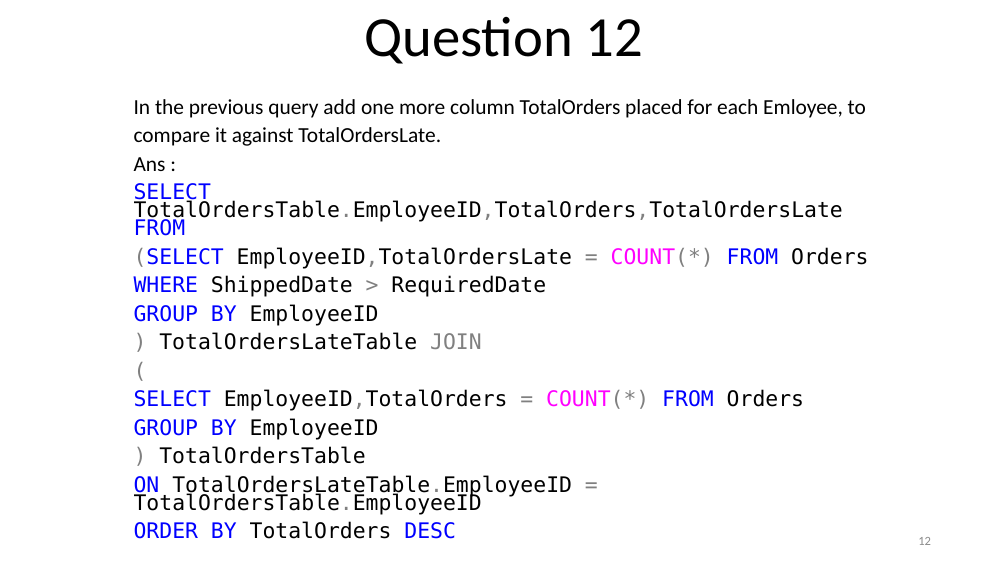
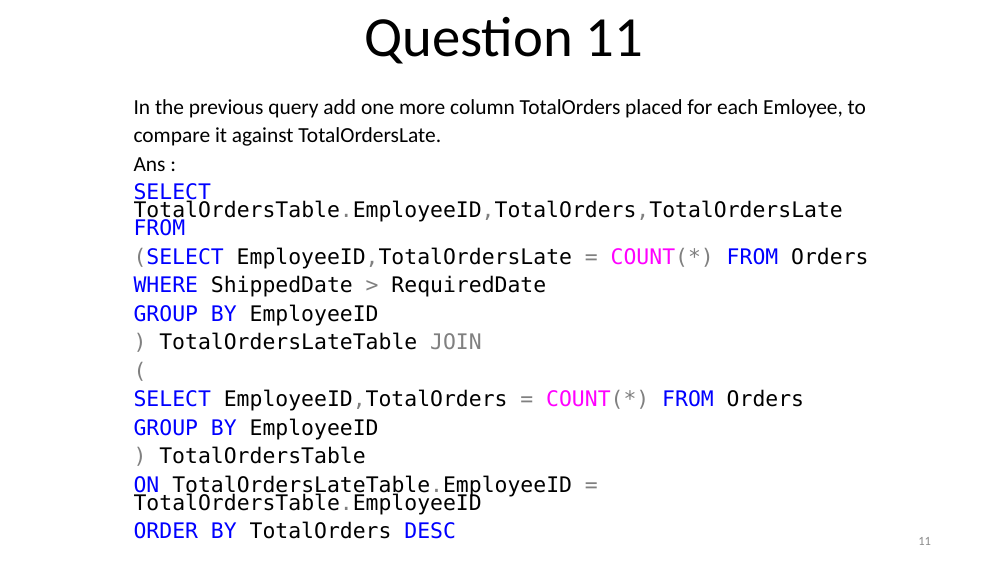
Before and after one commit to KaustubhSathe/sql-challenges, a slide deck: slide 11 of 3. Northwind Challenges/Advanced-Problems.pptm (slide 12 before the commit). Drawn at 1008x567 pixels with LibreOffice and Linux fonts; fonts in the diff are those of the drawing. Boxes give left, top, right and bottom in pixels: in the first picture for what was removed or moved away, otherwise in the second. Text is boxed around its words. In the diff, an @@ line names an element or a change of style, - is before the commit and + after.

```diff
--- a/3. Northwind Challenges/Advanced-Problems.pptm
+++ b/3. Northwind Challenges/Advanced-Problems.pptm
@@ title at (364,17,643,64): text changed @@
-Question 12
+Question 11
```
Also in this commit, not shown: 15 other slides changed, 2 slides added, 6 slides removed, 5 other files.
